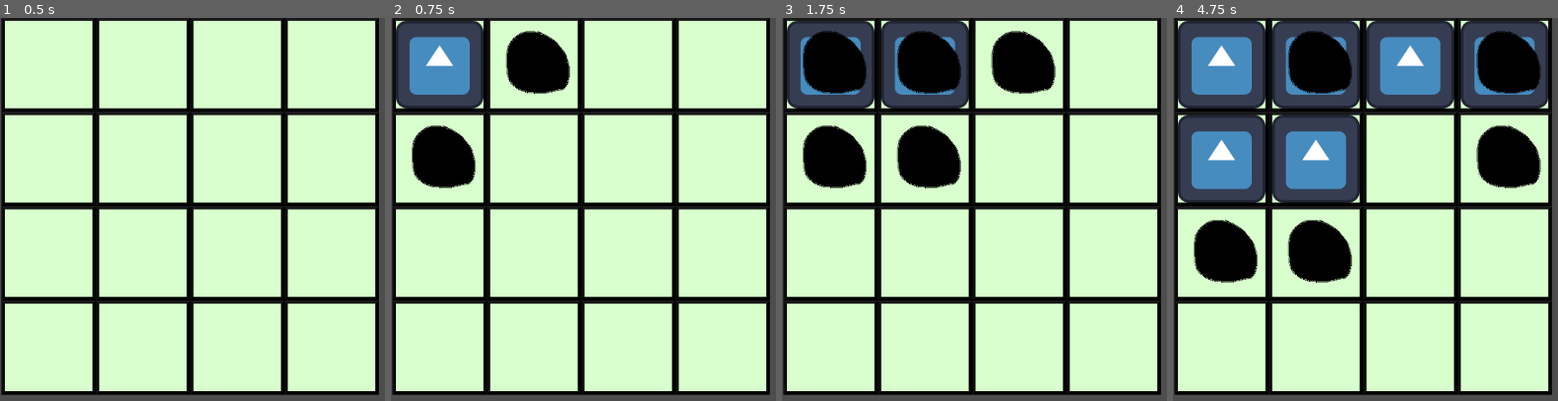
Above: before the commit, frames 1-4 (left to right).
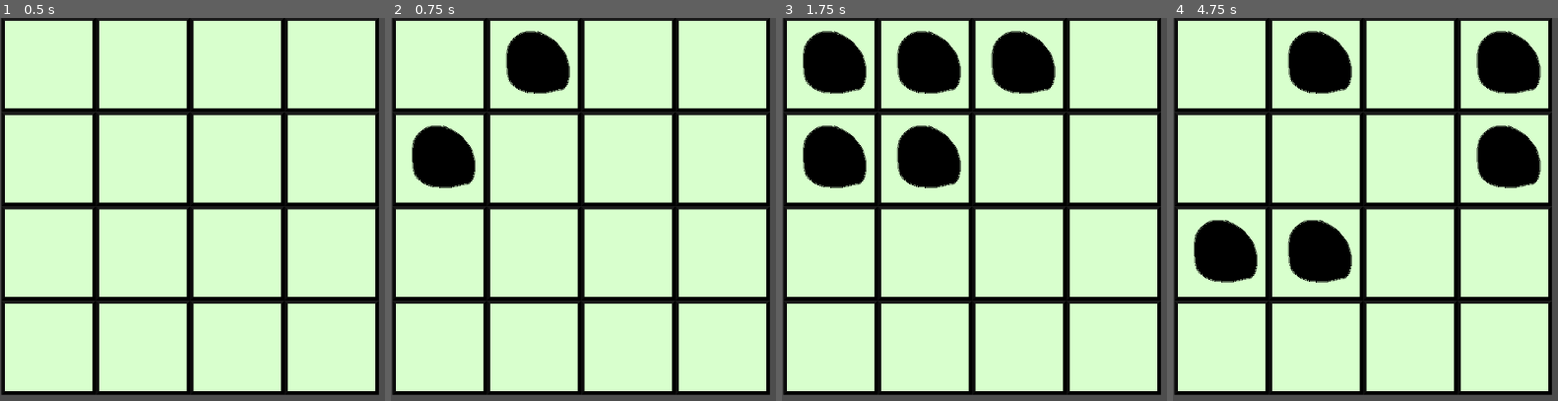
Above: after the commit, the same moments.

Repository: dbm19/puzzle_game
Game: Godot game, scene res://tile_map.tscn
The game is run twice, just before and just after one commit, with the same random seed, the same clock (stepped at 60 frames per second) and the same inputs. The engine's default icon, where the game draws it, is replaced by a stand-in: a white triangle on a blue panel in a dark square.
Inputs (mouse positions are in pixels of both pictures, inside the frame that each line leads up to):
- Up to frame 1 (0.5 s): no input
- Up to frame 2 (0.75 s): tap Enter at 0.5 s; move the mouse to (441, 63) at 0.52 s; click (441, 63) at 0.6 s
- Up to frame 3 (1.75 s): tap Tab (switch_piece, bound only after the commit) at 0.8, 1.35 s; tap Space at 1.25 s; move the mouse to (924, 63) at 1.27 s; click (924, 63) at 1.55 s
- Up to frame 4 (4.75 s): tap Enter at 2, 3.5 s; move the mouse to (1411, 63) at 2.02 s; click (1411, 63) at 2.1 s; tap Tab (switch_piece, bound only after the commit) at 2.3, 2.85, 3.8, 4.35 s; tap Space at 2.75, 4.25 s; move the mouse to (1504, 63) at 2.77 s; click (1504, 63) at 3.05 s; move the mouse to (1223, 159) at 3.52 s; click (1223, 159) at 3.6 s; move the mouse to (1315, 159) at 4.27 s; click (1315, 159) at 4.55 s

Frame 1 is identical in both runs. In frame 2, 5.2% of the frame differs, in the area x 1-25%, y 0-24%; in frame 3, 6.2%; in frame 4, 27%, in the area x 1-98%, y 0-49%.

Commit message:
Added diagonal piece

Diff:
--- a/project.godot
+++ b/project.godot
@@ -30,3 +30,8 @@
 "events": [Object(InputEventMouseButton,"resource_local_to_scene":false,"resource_name":"","device":-1,"window_id":0,"a …(253 unchanged characters)…
 ]
 }
+switch_piece={
+"deadzone": 0.5,
+"events": [Object(InputEventKey,"resource_local_to_scene":false,"resource_name":"","device":-1,"window_id":0,"alt_pressed":false,"shift_pressed":false,"ctrl_pressed":false,"meta_pressed":false,"pressed":false,"keycode":0,"physical_keycode":4194306,"key_label":0,"unicode":0,"location":0,"echo":false,"script":null)
+]
+}
--- a/tile_map.gd
+++ b/tile_map.gd
@@ -2,17 +2,25 @@
 
 var ortho_piece_scene
 var ortho_piece_instance
+var diagon_piece_scene
+var diagon_piece_instance
 var dot_scene
 var dot_instance
-var mouse_coordinates
-var ortho_tiles
+var m_c #mouse_coordinates
+var current_piece
+var modified_tiles
 var all_tiles_coordinates
 var all_tiles = {}
 
 # Called when the node enters the scene tree for the first time.
 func _ready() -> void:
 	ortho_piece_scene = preload("res://ortho_piece.tscn")
+	ortho_piece_instance = ortho_piece_scene.instantiate()
+	diagon_piece_scene = preload("res://diagon_piece.tscn")
+	diagon_piece_instance = diagon_piece_scene.instantiate()
 	dot_scene = preload("res://dot.tscn")
+
+	current_piece = "ortho_piece"
 
 	var dictionary_index = 0
 	all_tiles_coordinates = get_used_cells()
@@ -25,12 +33,20 @@
 
 # Called every frame. 'delta' is the elapsed time since the previous frame.
 func _process(delta: float) -> void:
+	#Global.tile_center.add_child(ortho_piece_instance)
+	if Input.is_action_just_pressed("switch_piece"):
+		if current_piece == "ortho_piece":
+			current_piece = "diagon_piece"
+		else:
+			current_piece = "ortho_piece"
+
 	if Input.is_action_just_pressed("add_piece") && Global.mouse_is_over:
-		ortho_piece_instance = ortho_piece_scene.instantiate()
-		Global.tile_center.add_child(ortho_piece_instance)
-		ortho_tiles = get_surrounding_cells(mouse_coordinates)
+		if current_piece == "ortho_piece":
+			modified_tiles = get_surrounding_cells(m_c)
+		else:
+			modified_tiles = [Vector2i(m_c.x - 1, m_c.y - 1), Vector2i(m_c.x + 1, m_c.y - 1), Vector2i(m_c.x - 1, m_c.y + 1), Vector2i(m_c.x + 1, m_c.y + 1)]
 
-		for n in ortho_tiles:
+		for n in modified_tiles:
 			if all_tiles.has(n):
 				#set_cell(n, 0, Vector2i(0, 0), 2) #0 is the TileSet id, 2 is the Tile id
 				#print(local_to_map(Global.tiles_dictionary[n].get_node("TileCenter").global_position))
@@ -43,7 +59,7 @@
 				pass
 
 func get_cell_coordinates():
-	mouse_coordinates = local_to_map(get_viewport().get_mouse_position())
+	m_c = local_to_map(get_viewport().get_mouse_position())
 
 func _on_tile_map_area_mouse_exited() -> void:
 	Global.mouse_is_over = false
